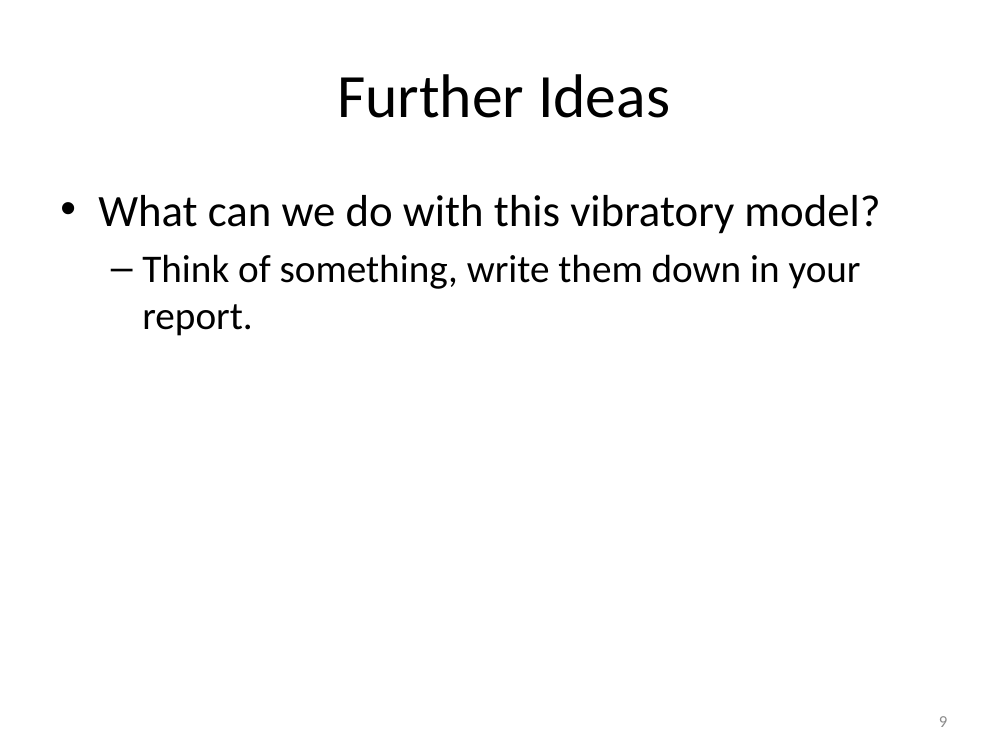
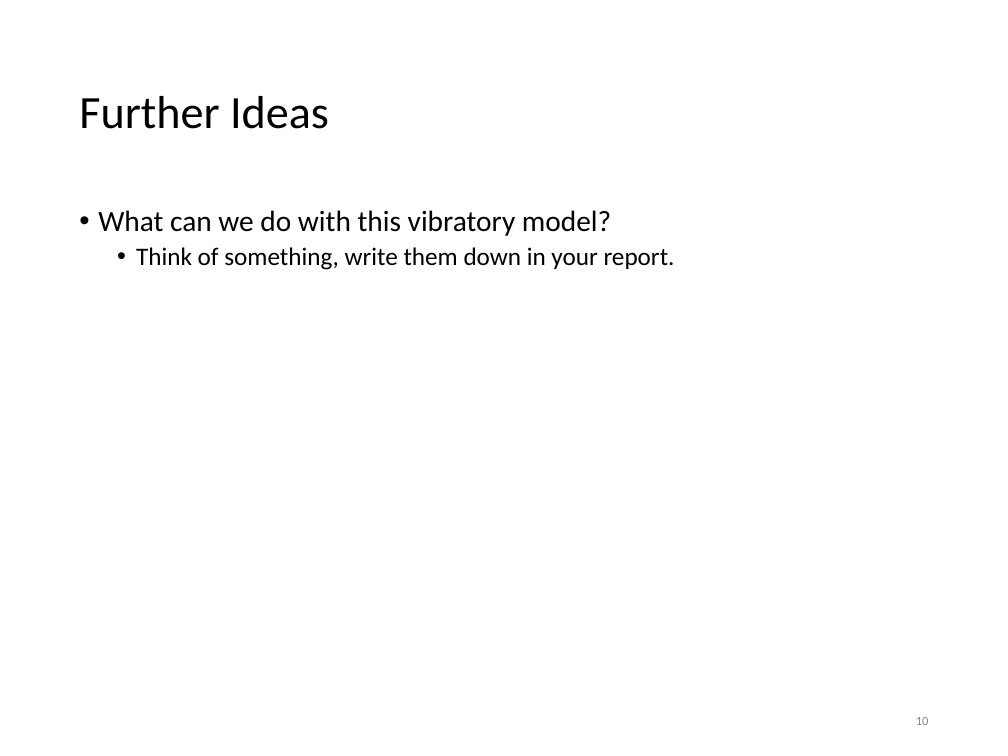
Before and after one commit to auralius/up_temperature_control_device, a slide deck: slide 10 of Activities/Presentations/SOPDT Optimization.pptx (slide 9 before the commit). Drawn at 1008x756 pixels with LibreOffice and Linux fonts; fonts in the diff are those of the drawing. Boxes give left, top, right and bottom in pixels: in the first picture for what was removed or moved away, otherwise in the second. Text is boxed around its words. In the diff, an @@ line names an element or a change of style, - is before the commit and + after.

```diff
--- a/Activities/Presentations/SOPDT Optimization.pptx
+++ b/Activities/Presentations/SOPDT Optimization.pptx
@@ title "Further Ideas": place and size @@
-title "Further Ideas" at bbox=[337, 74, 670, 118]
+title "Further Ideas" at bbox=[79, 96, 329, 129]
@@ title "Further Ideas" at bbox=[79, 96, 329, 129]: size 44 to 33 pt; alignment centre to left; line spacing 1 to 0.9 @@
@@ text "What can we do with ...": place and size @@
-text "What can we do with ..." at bbox=[98, 195, 880, 336]
+text "What can we do with ..." at bbox=[98, 210, 675, 270]
@@ text "What can we do with ..." at bbox=[98, 210, 675, 270]: size 32 to 21 pt in "What can we do with this vibratory ..."; size 28 to 18 pt in "Think of something, write them down in ..."; indent changed; line spacing 1 to 0.9; more space between paragraphs; bullet – to •; less space between paragraphs @@
@@ page number at bbox=[916, 717, 929, 725]: text changed; size 12 to 9 pt @@
-9
+10
```
Also in this commit, not shown: 10 other slides changed, 1 slide added.
